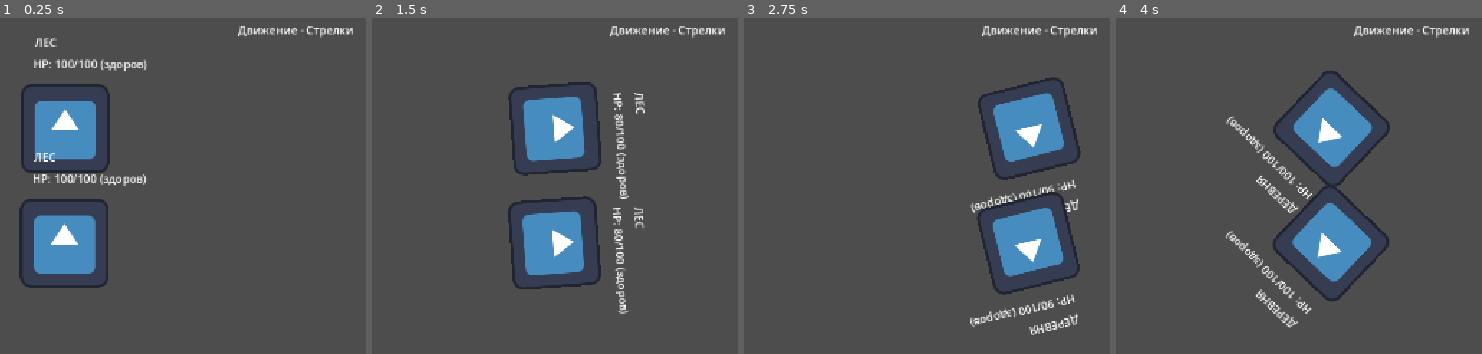
Above: before the commit, frames 1-4 (left to right).
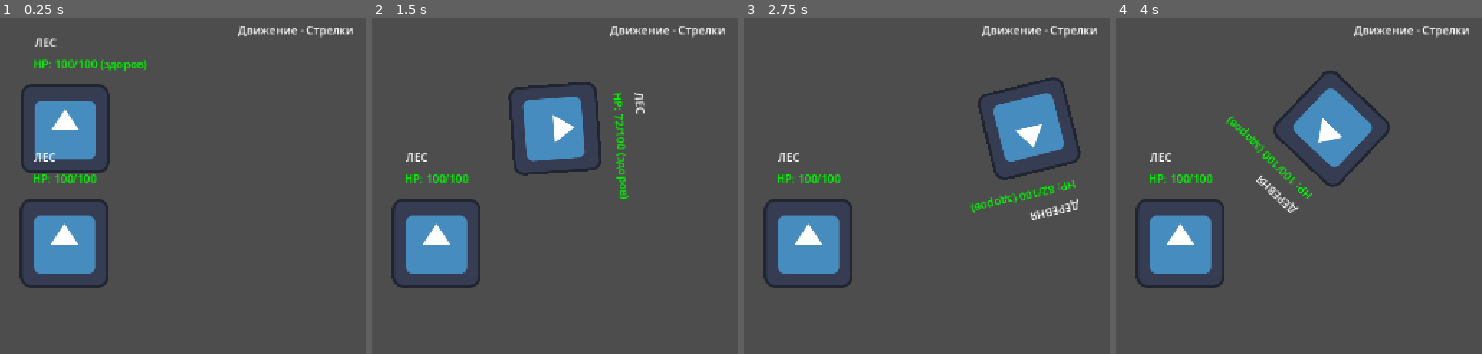
Above: after the commit, the same moments.

Repository: GoloGraFF/godot-lessons
Game: Godot game, scene res://main.tscn
The game is run twice, just before and just after one commit, with the same random seed, the same clock (stepped at 60 frames per second) and the same inputs. The engine's default icon, where the game draws it, is replaced by a stand-in: a white triangle on a blue panel in a dark square.
Inputs:
- Up to frame 1 (0.25 s): no input
- Up to frame 2 (1.5 s): tap Enter (ui_accept) at 0.5, 0.77 s; hold Right (ui_right) 0.53-1.28 s; tap Tab (ui_focus_next) at 0.6, 1.35 s; hold Page Down (ui_page_down) from 1.28 s (still down)
- Up to frame 3 (2.75 s): tap Enter (ui_accept) at 1.52, 2 s; release Page Down (ui_page_down) at 2.03 s; hold Right (ui_right) from 2.03 s (still down); tap Tab (ui_focus_next) at 2.1 s
- Up to frame 4 (4 s): release Right (ui_right) at 2.78 s; hold Page Up (ui_page_up) 2.78-3.53 s; tap Tab (ui_focus_next) at 2.85, 3.6 s; tap Enter (ui_accept) at 3.02, 3.5, 3.77 s; hold Left (ui_left) from 3.53 s (still down)

The runs differ from the first frame. In frame 1, 1.1% of the frame differs, in the area x 9-41%, y 12-50%; in frame 2, 9.0%; in frame 3, 9.2%; in frame 4, 9.2%, in the area x 5-75%, y 29-93%.

Commit message:
переписал часть кода добавив функции

Diff:
--- a/09. lesson 9/hero.gd
+++ b/09. lesson 9/hero.gd
@@ -4,11 +4,8 @@
 const HEIGHT: float = 648.00
 const WIDTH: float = 1152.00
 const CORNER: float = 90.51 #половина диагонали квадрата со стороной 128
-const FOREST: Vector2 = Vector2(0, WIDTH/3.0)
-const VILLAGE: Vector2 = Vector2(WIDTH/3.0, WIDTH*2.0/3.0)
-const CASTLE: Vector2 = Vector2(WIDTH*2.0/3.0, WIDTH)
-const COMBO_COUNT: int = 3
-const COMBO_DAMAGE: int = 5
+const COMBO_COUNT: int = 6
+const COMBO_DAMAGE: int = 1
 
 
 @export var hero_name: String = "Пустое имя"
@@ -16,7 +13,7 @@
 @export_range(1, 10) var level: int = 1
 @export var damage_point: int = 10
 @export var heal_point: int = 10
-
+@export var is_player: bool = true
 
 var status: String = "здоров"
 var hp: int = MAX_HP
@@ -28,18 +25,14 @@
 
 
 func _ready() -> void:
-	#print("=== ", hero_name, " ===")
-	#print("Уровень: ", level)
-	#print("HP: ", hp)
-	#print("Скорость: ", default_speed)
-	#print("Жив: ", is_alive)
 	update_status()
-	decide_zone()
-
-
+	update_label()
 
 func _process(delta: float) -> void:
-	print_zone()
+	if not is_player:
+		return
+
+	update_label()
 	var speed: float = default_speed
 
 	if Input.is_action_pressed("ui_accept") and status != "при смерти":
@@ -59,8 +52,9 @@
 		if Input.is_action_pressed("ui_down"):
 			position.y += speed * delta
 			moving = true
-		position.x = clamp(position.x, CORNER, WIDTH-CORNER)
-		position.y = clamp(position.y, CORNER, HEIGHT-CORNER)
+
+		position = clamp_to_screen(position)
+
 		if moving:
 			rotation += 2.0 * delta
 		if Input.is_action_just_pressed("ui_cancel"):
@@ -72,29 +66,16 @@
 			hp = clampi(hp, 0, MAX_HP)
 			update_status()
 		if Input.is_action_just_pressed("ui_page_down"):
-			for i in range(1, COMBO_COUNT+1):
-				print("Удар №",i, ": -", i*COMBO_DAMAGE)
-				hp -= i*COMBO_DAMAGE
-				hp = clampi(hp, 0, MAX_HP)
-				if hp <= 0:
-					print("КОМБО ПРЕРВАНО")
-					break
-			update_status()
+			take_damage(COMBO_DAMAGE)
+
 		if Input.is_action_just_pressed("ui_page_up"):
-			var tick: int = 0
-			while hp < 50:
-				hp += 7
-				hp = clampi(hp, 0, MAX_HP)
-				tick += 1
-			if tick > 0:
-				print("Потребовалось ", tick, " тиков")
-			update_status()
+			heal()
 
 		$HPLabel.text = "HP: " + str(hp) + "/" + str(MAX_HP) + " (" + status + ")"
 		if hp == 0:
 			is_alive = false
 			print(hero_name, " пал")
-		decide_zone()
+
 
 func update_status() -> void:
 	if hp <= 0:
@@ -117,18 +98,10 @@
 			self.self_modulate = Color.BLACK #GRAY не видно изменений
 		_:
 			print("неверное значение")
+	$HPLabel.self_modulate = get_hp_color(hp, MAX_HP)
 
-func decide_zone() -> void:
-	if position.x >= FOREST.x and position.x <= FOREST.y:
-		zone = "FOREST"
-	elif position.x >= VILLAGE.x and position.x <= VILLAGE.y:
-		zone = "VILLAGE"
-	elif position.x >= CASTLE.x and position.x <= CASTLE.y:
-		zone = "CASTLE"
-	else:
-		zone = "OUTSIDE ZONE"
-
-func print_zone() -> void:
+func update_label() -> void:
+	zone = get_zone(position.x)
 	match zone:
 		"FOREST":
 			$ZoneLabel.text = "ЛЕС"
@@ -147,3 +120,61 @@
 			$DangerLabel.text = ""
 		_:
 			print("произошло странное!!!")
+
+
+func take_damage(amount: int) -> void:
+	if not is_alive:
+		return
+	for i in range(1, COMBO_COUNT+1):
+		print("Удар №",i, ": -", calc_damage(amount, i))
+		hp -= calc_damage(amount, i)
+		hp = clampi(hp, 0, MAX_HP)
+		if hp <= 0:
+			print("КОМБО ПРЕРВАНО")
+			break
+	update_status()
+
+
+func heal(amount: int = 1) -> void:
+	var tick: int = 0
+	while hp < 50:
+		hp += amount
+		hp = clampi(hp, 0, MAX_HP)
+		tick += 1
+	if tick > 0:
+		print("Потребовалось ", tick, " тиков")
+	update_status()
+
+func get_zone(x: float) -> String:
+	if x >= 0 and x < WIDTH/3.0:
+		return "FOREST"
+	elif x <= WIDTH*2.0/3.0:
+		return "VILLAGE"
+	elif x <= WIDTH:
+		return "CASTLE"
+	else:
+		return "OUTSIDE ZONE"
+
+
+func clamp_to_screen(pos: Vector2) -> Vector2:
+	return Vector2(
+		clamp(pos.x, CORNER, WIDTH-CORNER),
+		clamp(pos.y, CORNER, HEIGHT-CORNER)
+		)
+
+func calc_damage(base: int, combo_step: int) -> int:
+	if combo_step % 3 == 0 and combo_step != 1:
+		return (base + combo_step)*2
+	else:
+		return base + combo_step
+
+func get_hp_color(current: int, maximum: int) -> Color:
+	var percent_hp: float = float(current) / maximum
+	if  percent_hp >= 0.6:
+		return Color.GREEN
+	elif percent_hp >= 0.3:
+		return Color.YELLOW
+	elif percent_hp >= 0.01:
+		return Color.RED
+	else:
+		return Color.BLACK
--- a/09. lesson 9/main.tscn
+++ b/09. lesson 9/main.tscn
@@ -7,12 +7,11 @@
 [node name="HeroA" parent="." unique_id=1538399988 instance=ExtResource("1_ig7tw")]
 position = Vector2(209, 168)
 hero_name = "Герой 1"
-speed = 236.842
 
 [node name="HeroB" parent="." unique_id=1604779475 instance=ExtResource("1_ig7tw")]
 position = Vector2(208, 333)
 hero_name = "Герой 2"
-speed = 357.895
+is_player = false
 
 [node name="Label" type="Label" parent="." unique_id=129844]
 offset_left = 458.0
Not shown, changed: DEVLOG.md
